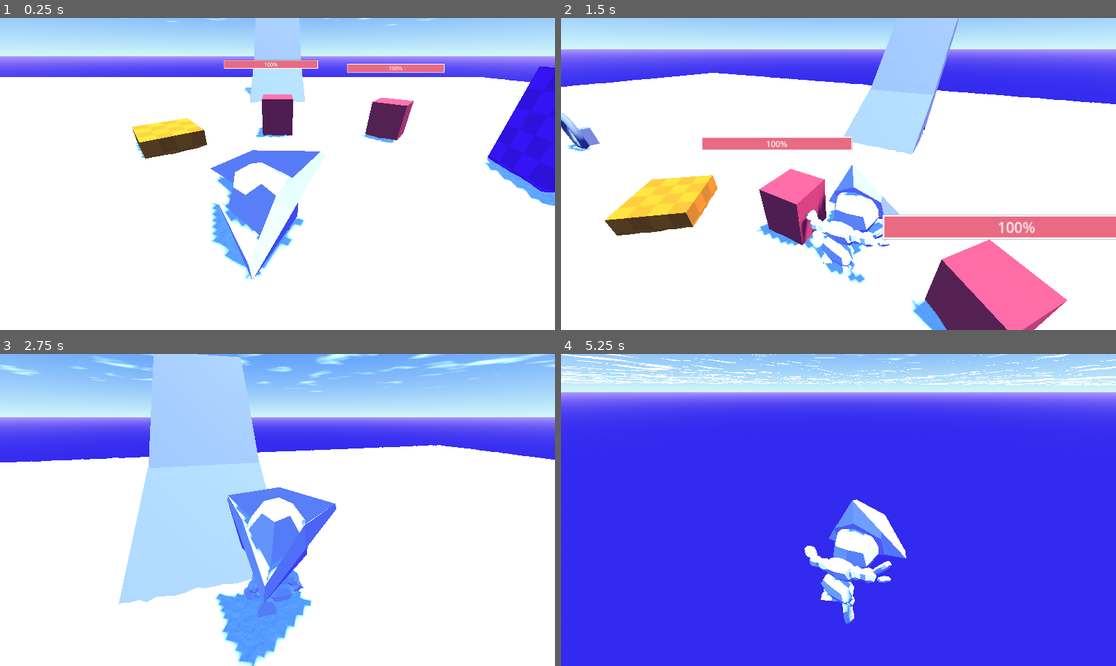
Above: before the commit, frames 1-4 (two rows, left to right).
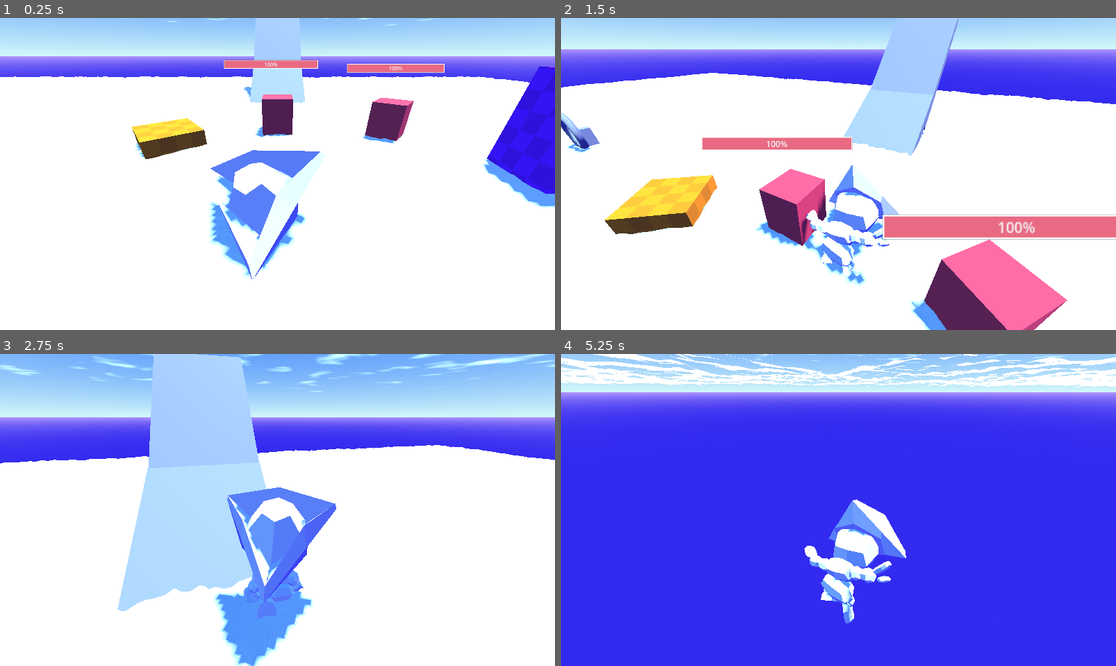
Above: after the commit, the same moments.

Repository: d4nmos/PirateGame
Game: Godot game, scene res://scenes/test.tscn
The game is run twice, just before and just after one commit, with the same random seed, the same clock (stepped at 60 frames per second) and the same inputs.
Inputs (mouse positions are in pixels of both pictures, inside the frame that each line leads up to):
- Up to frame 1 (0.25 s): no input
- Up to frame 2 (1.5 s): move the mouse to (866, 174) at 0.52 s; hold W (forward) from 0.53 s (still down); tap E (interact) at 0.6 s; click (866, 174) at 0.67 s; tap Space (jump) at 0.77 s; move the mouse to (810, 174) at 1.27 s; tap Mouse wheel up (next_interact_object) at 1.35 s
- Up to frame 3 (2.75 s): keep holding W (forward); tap Space (jump) at 1.52 s; move the mouse to (288, 503) at 2.02 s; tap Mouse wheel down (prev_interact_object) at 2.1 s
- Up to frame 4 (5.25 s): keep holding W (forward); move the mouse to (832, 516) at 2.77 s; tap E (interact) at 2.85, 5.1 s; click (832, 516) at 2.92 s; tap Space (jump) at 3.02, 3.77, 4.52 s; move the mouse to (877, 513) at 3.52 s; tap Mouse wheel up (next_interact_object) at 3.6 s; move the mouse to (794, 506) at 4.27 s; tap Mouse wheel down (prev_interact_object) at 4.35 s; move the mouse to (844, 510) at 5.02 s; click (844, 510) at 5.17 s

The runs differ from the first frame. In frame 1, 0.9% of the frame differs, in the area x 2-100%, y 18-84%; in frame 2, 0.6%; in frame 3, 0.6%; in frame 4, 4.0%, in the area x 0-100%, y 0-11%.

Commit message:
Update Water.tres

Diff:
--- a/Shaders/Water.tres
+++ b/Shaders/Water.tres
@@ -1,33 +1,47 @@
-[gd_resource type="ShaderMaterial" load_steps=8 format=3 uid="uid://dln27dqstdflb"]
+[gd_resource type="ShaderMaterial" load_steps=11 format=3 uid="uid://dln27dqstdflb"]
 
 [ext_resource type="Shader" path="res://Shaders/Water.gdshader" id="1_8d5yf"]
+
+[sub_resource type="Gradient" id="Gradient_7oc2y"]
 
 [sub_resource type="FastNoiseLite" id="FastNoiseLite_krcnj"]
 noise_type = 3
 fractal_type = 2
 
 [sub_resource type="NoiseTexture2D" id="NoiseTexture2D_dsi03"]
+in_3d_space = true
 seamless = true
 as_normal_map = true
-bump_strength = 29.6
+bump_strength = 11.5
+color_ramp = SubResource("Gradient_7oc2y")
 noise = SubResource("FastNoiseLite_krcnj")
+
+[sub_resource type="Gradient" id="Gradient_tqprx"]
 
 [sub_resource type="FastNoiseLite" id="FastNoiseLite_g3ucm"]
 noise_type = 3
 fractal_type = 2
 
 [sub_resource type="NoiseTexture2D" id="NoiseTexture2D_si7ji"]
+in_3d_space = true
 seamless = true
 as_normal_map = true
-bump_strength = 25.6
+bump_strength = 16.2
+color_ramp = SubResource("Gradient_tqprx")
 noise = SubResource("FastNoiseLite_g3ucm")
+
+[sub_resource type="Gradient" id="Gradient_c73hr"]
 
 [sub_resource type="FastNoiseLite" id="FastNoiseLite_bpgk4"]
 noise_type = 3
+frequency = 0.012
 
 [sub_resource type="NoiseTexture2D" id="NoiseTexture2D_avb70"]
+in_3d_space = true
 seamless = true
 as_normal_map = true
+bump_strength = 20.3
+color_ramp = SubResource("Gradient_c73hr")
 noise = SubResource("FastNoiseLite_bpgk4")
 
 [resource]
@@ -35,18 +49,18 @@
 shader = ExtResource("1_8d5yf")
 shader_parameter/albedo2 = Color(0.980392, 0.0470588, 0, 1)
 shader_parameter/albedo = Color(0.00392157, 0.243137, 0.921569, 1)
-shader_parameter/metallic = 0.011
-shader_parameter/roughness = 0.087
+shader_parameter/metallic = 0.382
+shader_parameter/roughness = 0.222
 shader_parameter/wave_direction = Vector2(2, 0)
 shader_parameter/wave_direction2 = Vector2(0, 1)
-shader_parameter/time_scale = 0.025
-shader_parameter/noise_scale = 10.0
+shader_parameter/time_scale = 0.01
+shader_parameter/noise_scale = 15.0
 shader_parameter/height_scale = 0.6
-shader_parameter/color_deep = Color(0, 0, 0.780392, 1)
-shader_parameter/color_shallow = Color(0, 0.721569, 0.937255, 1)
-shader_parameter/beers_law = 10.0
+shader_parameter/color_deep = Color(0, 0.25098, 0.45098, 1)
+shader_parameter/color_shallow = Color(0.219608, 0.658824, 1, 1)
+shader_parameter/beers_law = 6.0
 shader_parameter/depth_offset = -0.75
-shader_parameter/edge_scale = 0.1
+shader_parameter/edge_scale = 0.15
 shader_parameter/near = 0.5
 shader_parameter/far = 60.0
 shader_parameter/edge_color = Color(1, 1, 1, 1)
